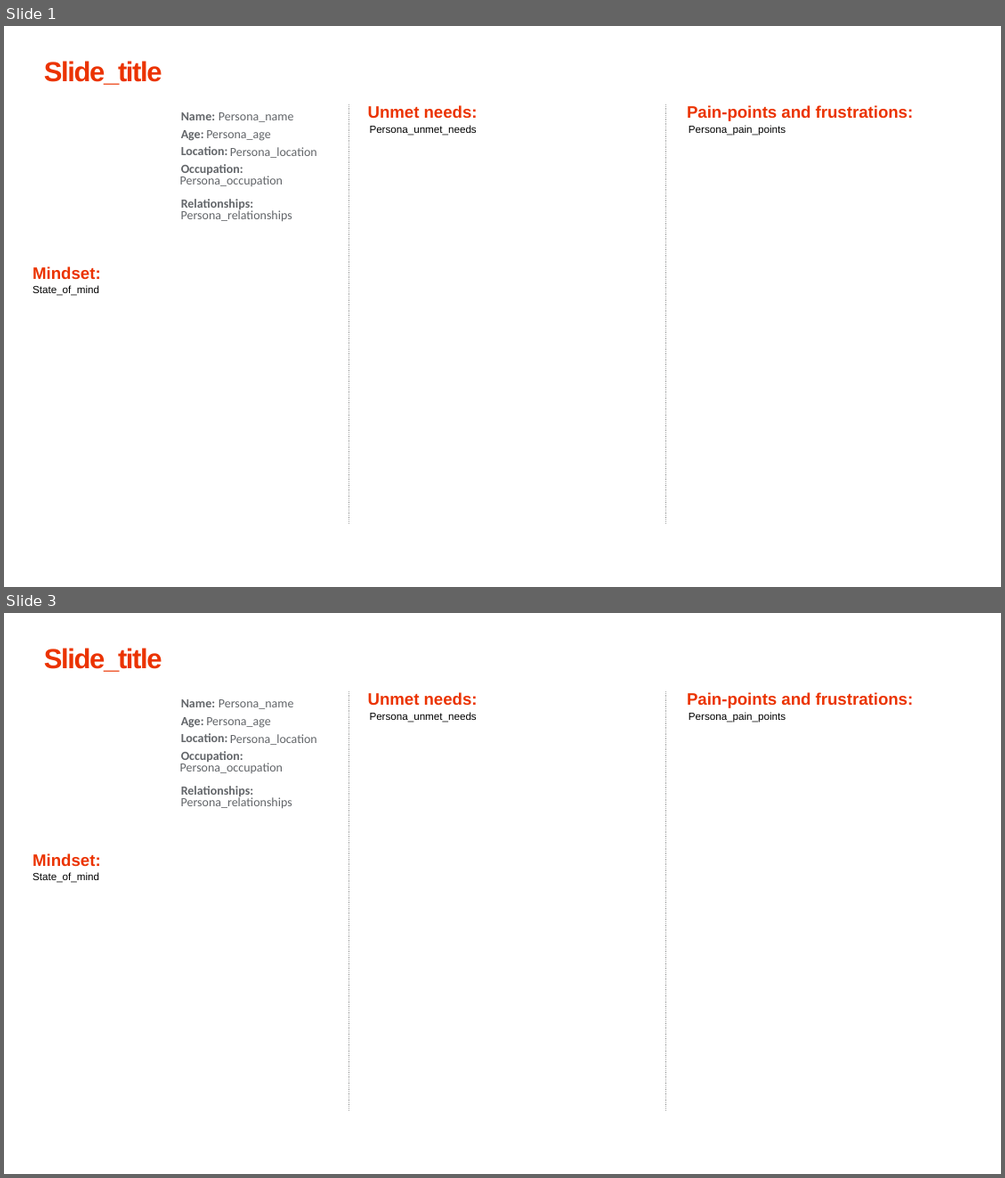
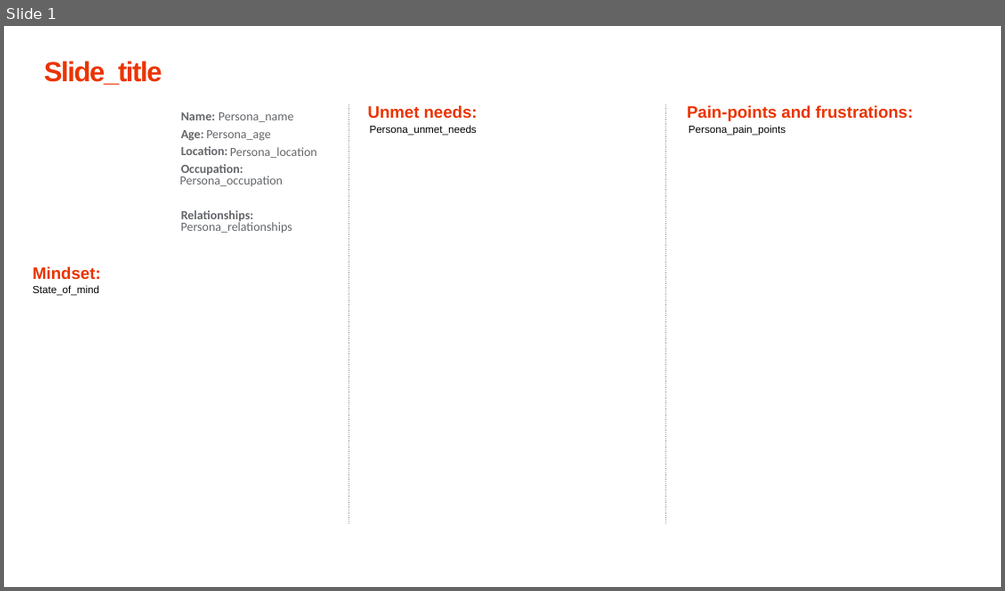
Before and after one commit to xpistos90210/templates, a slide deck: Persona_template.pptx. Shown one above the other, each under a label of ours: slides 1 and 3 before the commit, slide 1 after it; the slides between them are not shown. The pictures are 1005x1178 and 1005x591 pixels, drawn with LibreOffice and Linux fonts; fonts in the diff are those of the drawing. Boxes give left, top, right and bottom in pixels: in the first picture for what was removed or moved away, otherwise in the second. Text is boxed around its words. In the diff, an @@ line names an element or a change of style, - is before the commit and + after.

```diff
--- a/Persona_template.pptx
+++ b/Persona_template.pptx
@@ slide 3 removed at (4, 613, 1001, 1174), background #FFFFFF; not listed: 6 template elements that a slide beside it also shows @@
@@ title removed at (44, 648, 162, 672) @@
-Slide_title
@@ text removed at (206, 717, 270, 728) @@
-Persona_age
@@ text removed at (218, 699, 294, 709) @@
-Persona_name
@@ text removed at (370, 712, 477, 722) @@
-Persona_unmet_needs
@@ text removed at (688, 712, 785, 722) @@
-Persona_pain_points
@@ text removed at (230, 734, 317, 745) @@
-Persona_location
@@ text removed at (180, 761, 283, 773) @@
-Persona_occupation
@@ text removed at (181, 795, 292, 808) @@
-Persona_relationships
@@ text removed at (32, 872, 99, 883) @@
-State_of_mind
@@ slide 1 changed as well @@
@@ text "Name:" rewrapped from (181, 112, 253, 211) to (181, 112, 253, 223) @@
@@ text "Persona_relationships": place and size @@
-text "Persona_relationships" at (181, 208, 292, 221)
+text "Persona_relationships" at (181, 220, 292, 232)
```
Also in this commit, not shown: 3 other slides removed.
